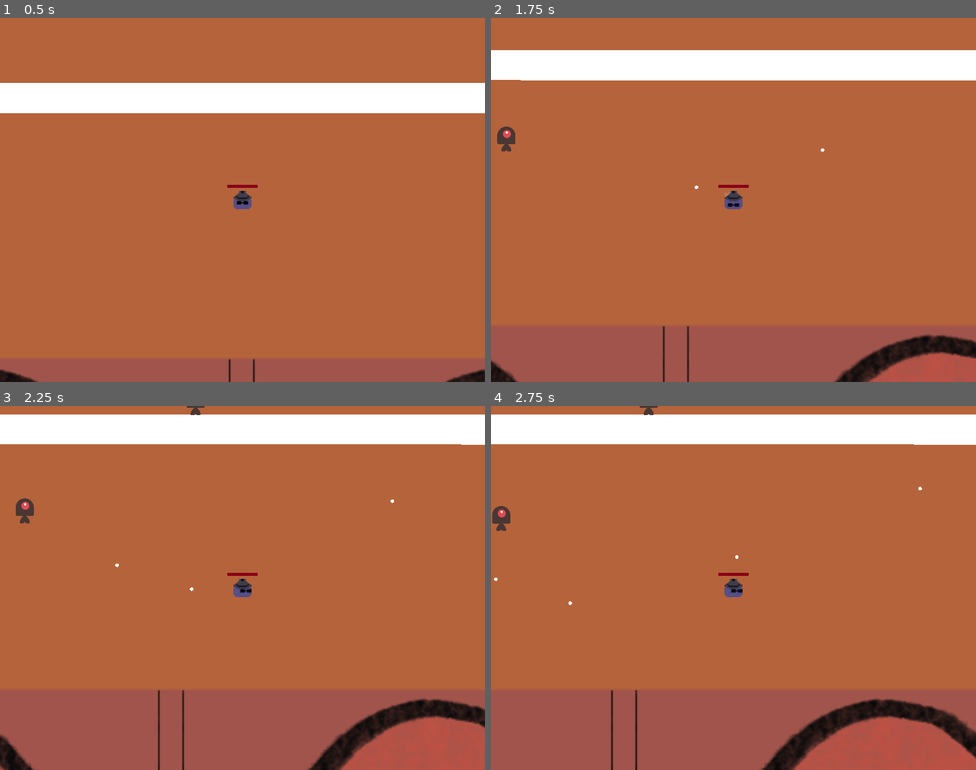
Above: before the commit, frames 1-4 (two rows, left to right).
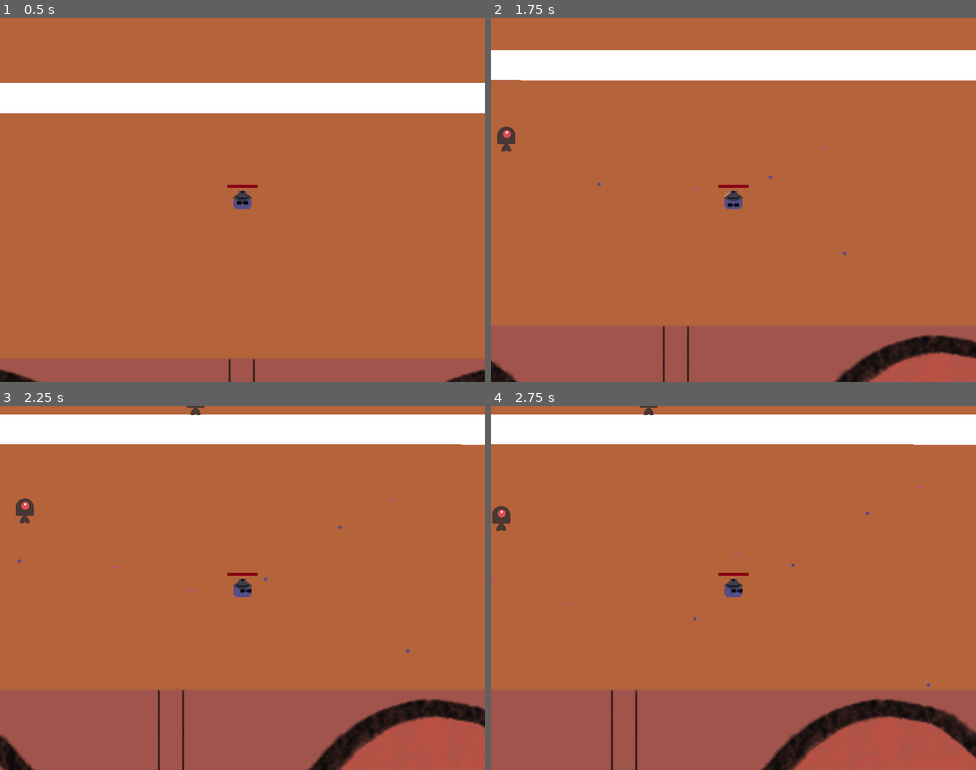
Above: after the commit, the same moments.

Repository: gunarp/psw-game-jam
Game: Godot game, scene res://scenes/maps/main.tscn
The game is run twice, just before and just after one commit, with the same random seed, the same clock (stepped at 60 frames per second) and the same inputs.
Inputs (mouse positions are in pixels of both pictures, inside the frame that each line leads up to):
- Up to frame 1 (0.5 s): no input
- Up to frame 2 (1.75 s): tap Enter at 0.5 s; move the mouse to (840, 181) at 0.52 s; hold D (move_right) 0.53-1.28 s; move the mouse to (636, 218) at 1.27 s; hold S (move_down) from 1.28 s (still down)
- Up to frame 3 (2.25 s): move the mouse to (291, 507) at 2.02 s; release S (move_down) at 2.03 s; hold D (move_right) from 2.03 s (still down)
- Up to frame 4 (2.75 s): keep holding D (move_right)

Frame 1 is identical in both runs. In frame 2, less than 0.1% of the frame differs, in the area x 2-74%, y 17-66%; in frame 3, less than 0.1%; in frame 4, less than 0.1%, in the area x 0-91%, y 22-78%.

Commit message:
change mole weapon to shoot behind and be purple, add new needle piercing weapon

Diff:
--- a/project.godot
+++ b/project.godot
@@ -28,6 +28,10 @@
 folder_colors={
 "res://resource/": "yellow"
 }
+
+[global_group]
+
+walls=""
 
 [input]
 
--- a/scenes/equipment/weapons/guns/gun_weapon.gd
+++ b/scenes/equipment/weapons/guns/gun_weapon.gd
@@ -19,6 +19,9 @@
 	stats.cooldown = _cooldown
 	$CooldownTimer.start(stats.cooldown)
 
+func level_up() -> void:
+	stats.level += 1
+
 func _on_cooldown_timer_timeout() -> void:
 	var projectile = weapon_type.instantiate()
 	projectile.start(player_ref, stats)
--- a/scenes/equipment/weapons/guns/mole/MoleProjectile.tscn
+++ b/scenes/equipment/weapons/guns/mole/MoleProjectile.tscn
@@ -11,6 +11,7 @@
 script = ExtResource("1_ic40i")
 
 [node name="Polygon2D" type="Polygon2D" parent="."]
+color = Color(0.341176, 0.301961, 0.52549, 1)
 polygon = PackedVector2Array(1, 2, 5, 0, 9, 2, 10, 5, 9, 8, 5, 10, 1, 8, 0, 5)
 
 [node name="CollisionPolygon2D" type="CollisionShape2D" parent="."]
--- a/scenes/equipment/weapons/guns/mole/mole_projectile.gd
+++ b/scenes/equipment/weapons/guns/mole/mole_projectile.gd
@@ -5,11 +5,12 @@
 
 # weapon specific properties
 var num_bounces_left: int
+var last_object_collided_with: int = 0
 
 func start(_player_ref: PlayerEntity, _base_stats: BaseStats):
 	base_stats = _base_stats
 	player_ref = _player_ref
-	rotation = player_ref.facing_direction.angle()
+	rotation = player_ref.facing_direction.angle() + PI
 	position = player_ref.position
 	velocity = Vector2(base_stats.speed, 0).rotated(rotation)
 	num_bounces_left = base_stats.level
@@ -19,8 +20,12 @@
 	if collision:
 		velocity = velocity.bounce(collision.get_normal())
 		if collision.get_collider().has_method("hit"):
-			collision.get_collider().hit(base_stats.attack_power * player_ref.get_attack_multiplier())
+			if (last_object_collided_with != collision.get_collider_id()):
+				collision.get_collider().hit(base_stats.attack_power * player_ref.get_attack_multiplier())
+			else:
+				num_bounces_left += 1 # this is a silly way of ignoring this collision
 
+		last_object_collided_with = collision.get_collider_id()
 		num_bounces_left -= 1
 		if (num_bounces_left == 0):
 			queue_free()
--- /dev/null
+++ b/scenes/equipment/weapons/guns/needle/NeedleProjectile.tscn
@@ -0,0 +1,32 @@
+[gd_scene load_steps=4 format=3 uid="uid://0j2mh5fpys7e"]
+
+[ext_resource type="Script" path="res://scenes/equipment/weapons/guns/needle/needle_projectile.gd" id="1_ehfu0"]
+[ext_resource type="Shape2D" uid="uid://2cfgtv8vujum" path="res://scenes/equipment/weapons/guns/needle/needle_hitbox.tres" id="2_i6it2"]
+
+[sub_resource type="PlaceholderTexture2D" id="PlaceholderTexture2D_c2yxx"]
+
+[node name="NeedleProjectile" type="CharacterBody2D"]
+collision_layer = 4
+collision_mask = 41
+script = ExtResource("1_ehfu0")
+
+[node name="CollisionShape2D" type="CollisionShape2D" parent="."]
+position = Vector2(8.5, 0.5)
+shape = ExtResource("2_i6it2")
+
+[node name="VisibleOnScreenNotifier2D" type="VisibleOnScreenNotifier2D" parent="."]
+
+[node name="Sprite2D" type="Sprite2D" parent="."]
+position = Vector2(8.50725, 0.513312)
+rotation = -3.14159
+scale = Vector2(16.962, -0.990754)
+texture = SubResource("PlaceholderTexture2D_c2yxx")
+
+[node name="Hitbox" type="Area2D" parent="."]
+collision_layer = 4
+collision_mask = 40
+
+[node name="CollisionShape2D" type="CollisionShape2D" parent="Hitbox"]
+shape = ExtResource("2_i6it2")
+
+[connection signal="screen_exited" from="VisibleOnScreenNotifier2D" to="." method="_on_visible_on_screen_notifier_2d_screen_exited"]
--- /dev/null
+++ b/scenes/equipment/weapons/guns/needle/needle_hitbox.tres
@@ -0,0 +1,4 @@
+[gd_resource type="RectangleShape2D" format=3 uid="uid://2cfgtv8vujum"]
+
+[resource]
+size = Vector2(17, 1)
--- /dev/null
+++ b/scenes/equipment/weapons/guns/needle/needle_projectile.gd
@@ -0,0 +1,33 @@
+extends CharacterBody2D
+
+var base_stats: BaseStats
+var player_ref: PlayerEntity
+
+# weapon specific properties
+var num_pierce_left: int
+#var enemies_hit: Dictionary = {}
+
+func start(_player_ref: PlayerEntity, _base_stats: BaseStats):
+	base_stats = _base_stats
+	player_ref = _player_ref
+	rotation = player_ref.facing_direction.angle()
+	position = player_ref.position
+	velocity = Vector2(base_stats.speed, 0).rotated(rotation)
+	num_pierce_left = base_stats.level
+
+func _physics_process(delta):
+	var collision = move_and_collide(velocity * delta)
+	if collision:
+		var collider = collision.get_collider()
+		if collider.has_method("hit"):
+			collider.hit(base_stats.attack_power * player_ref.get_attack_multiplier())
+			add_collision_exception_with(collider)
+			num_pierce_left -= 1
+			if (num_pierce_left == 0):
+				queue_free()
+		elif collider.is_in_group("walls"):
+			queue_free()
+
+
+func _on_visible_on_screen_notifier_2d_screen_exited() -> void:
+	queue_free()
--- a/scenes/maps/main.tscn
+++ b/scenes/maps/main.tscn
@@ -35,7 +35,7 @@
 
 [node name="Walls" type="Node" parent="."]
 
-[node name="StaticBody2D" type="StaticBody2D" parent="Walls"]
+[node name="StaticBody2D" type="StaticBody2D" parent="Walls" groups=["walls"]]
 position = Vector2(1, -209)
 collision_mask = 62
 
--- a/scenes/player/player.gd
+++ b/scenes/player/player.gd
@@ -124,7 +124,13 @@
 func _init_attack_subsystem():
 	var starting_weapon = load("res://scenes/equipment/weapons/guns/GunWeapon.tscn").instantiate() as Weapon
 	add_child(starting_weapon)
+	starting_weapon.level_up()
 	starting_weapon.initialize(self, load("res://scenes/equipment/weapons/guns/mole/MoleProjectile.tscn"))
+
+	var temp_weapon = load("res://scenes/equipment/weapons/guns/GunWeapon.tscn").instantiate() as Weapon
+	add_child(temp_weapon)
+	temp_weapon.level_up()
+	temp_weapon.initialize(self, load("res://scenes/equipment/weapons/guns/needle/NeedleProjectile.tscn"))
 
 func get_attack_multiplier() -> float:
 	return $Parameters/PlayerStats.attack_multiplier
